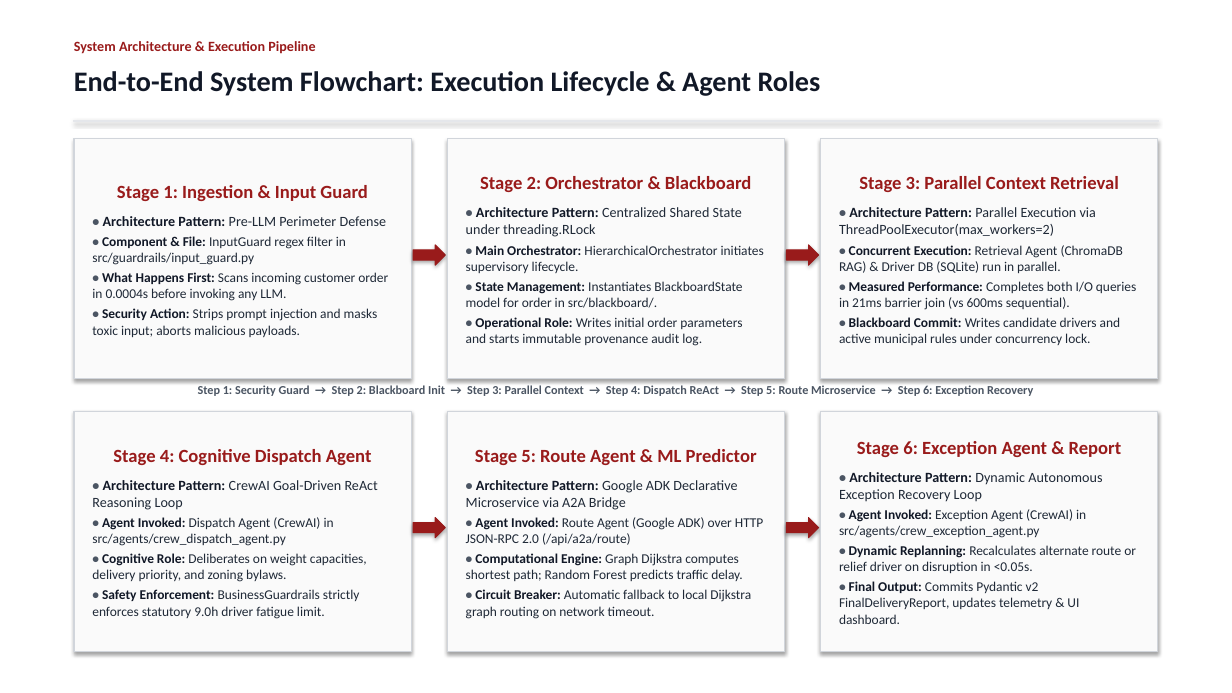
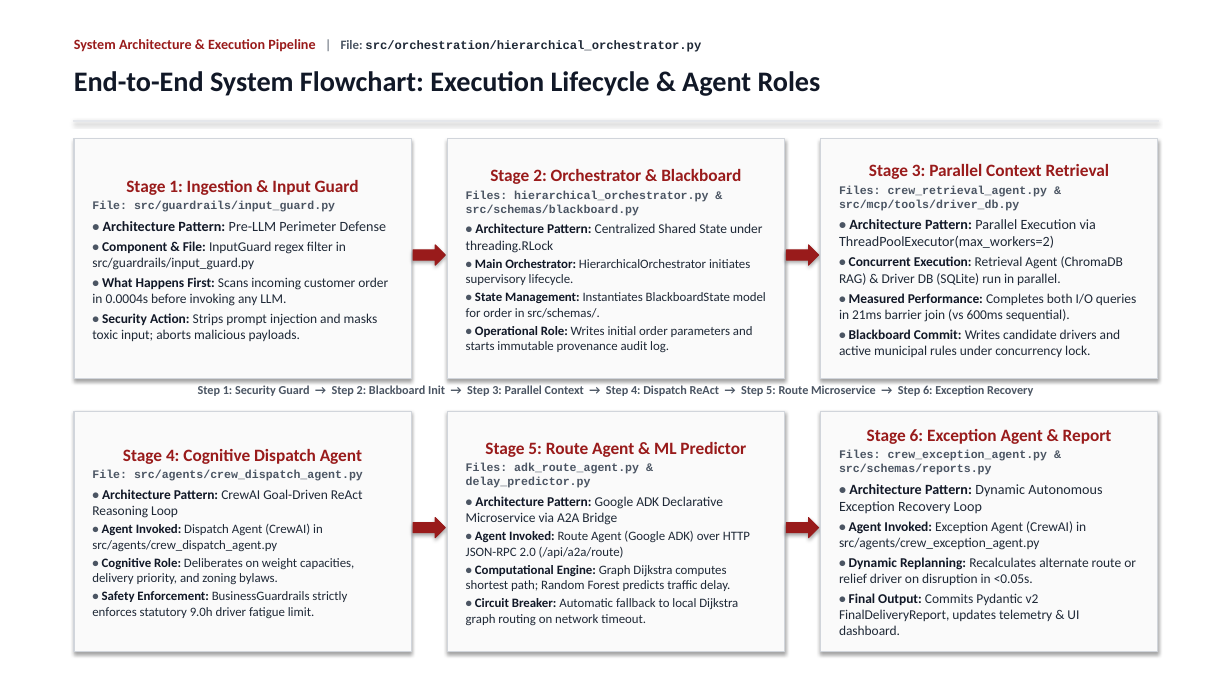
Before and after one commit to Akshat5091/DeliveryFleet-MAS, a slide deck: slide 5 of Eval 2 Documents/DeliveryFleet_MAS_Evaluation2_Master_Presentation.pptx. Drawn at 1232x693 pixels with LibreOffice and Linux fonts; fonts in the diff are those of the drawing. Boxes give left, top, right and bottom in pixels: in the first picture for what was removed or moved away, otherwise in the second. Text is boxed around its words. In the diff, an @@ line names an element or a change of style, - is before the commit and + after.

```diff
--- a/Eval 2 Documents/DeliveryFleet_MAS_Evaluation2_Master_Presentation.pptx
+++ b/Eval 2 Documents/DeliveryFleet_MAS_Evaluation2_Master_Presentation.pptx
@@ text at (x1=74, y1=39, x2=701, y2=52): text changed; size 11 to 9.5 pt; font Calibri to Courier New; text colour #991B1B to #1F2937 @@
-System Architecture & Execution Pipeline
+System Architecture & Execution Pipeline | File: src/orchestration/hierarchical_orchestrator.py
@@ text in rectangle at (x1=466, y1=169, x2=762, y2=352): size 14.5 to 13.5 pt in "Stage 2: Orchestrator & Blackboard"; size 11 to 10.5 pt in "• Architecture Pattern: Centralized Shared State under ..."; size 10.5 to 10 pt in "• Main Orchestrator: HierarchicalOrchestrator initiates supe ...", "• Operational Role: Writes initial order parameters ..."; less space between paragraphs @@
@@ text in rectangle at (x1=869, y1=164, x2=1110, y2=179): size 14.5 to 13.5 pt in "Stage 3: Parallel Context Retrieval"; less space between paragraphs @@
@@ text in rectangle at (x1=92, y1=201, x2=335, y2=212): paragraph added @@
+File: src/guardrails/input_guard.py
@@ text in rectangle at (x1=126, y1=180, x2=359, y2=195): size 14.5 to 13.5 pt in "Stage 1: Ingestion & Input Guard"; less space between paragraphs @@
@@ text in rectangle at (x1=466, y1=191, x2=708, y2=216): paragraph added @@
+Files: hierarchical_orchestrator.py & src/schemas/blackboard.py
@@ text in rectangle at (x1=839, y1=186, x2=1048, y2=211): paragraph added @@
+Files: crew_retrieval_agent.py & src/mcp/tools/driver_db.py
@@ text in rectangle at (x1=466, y1=292, x2=766, y2=318): text changed; size 10.5 to 10 pt @@
-• State Management: Instantiates BlackboardState model for order in src/blackboard/.
+• State Management: Instantiates BlackboardState model for order in src/schemas/.
@@ text in rectangle at (x1=92, y1=449, x2=363, y2=618): size 14.5 to 13.5 pt in "Stage 4: Cognitive Dispatch Agent"; size 11 to 10.5 pt in "• Architecture Pattern: CrewAI Goal-Driven ReAct Reasoning ..."; size 10.5 to 10 pt in "• Agent Invoked: Dispatch Agent (CrewAI) in ...", "• Cognitive Role: Deliberates on weight capacities, ...", "• Safety Enforcement: BusinessGuardrails strictly enforces s ..."; less space between paragraphs @@
@@ text in rectangle at (x1=466, y1=442, x2=750, y2=625): size 14.5 to 13.5 pt in "Stage 5: Route Agent & ML Predictor"; size 11 to 10.5 pt in "• Architecture Pattern: Google ADK Declarative Microservice ..."; size 10.5 to 10 pt in "• Agent Invoked: Route Agent (Google ADK) ...", "• Computational Engine: Graph Dijkstra computes shortest ...", "• Circuit Breaker: Automatic fallback to local ..."; less space between paragraphs @@
@@ text in rectangle at (x1=867, y1=429, x2=1112, y2=444): size 14.5 to 13.5 pt in "Stage 6: Exception Agent & Report"; less space between paragraphs @@
@@ text in rectangle at (x1=92, y1=470, x2=363, y2=481): paragraph added @@
+File: src/agents/crew_dispatch_agent.py
@@ text in rectangle at (x1=466, y1=463, x2=639, y2=488): paragraph added @@
+Files: adk_route_agent.py & delay_predictor.py
@@ text in rectangle at (x1=839, y1=450, x2=1048, y2=475): paragraph added @@
+Files: crew_exception_agent.py & src/schemas/reports.py
```
Also in this commit, not shown: 23 other slides changed, 8 other files.
